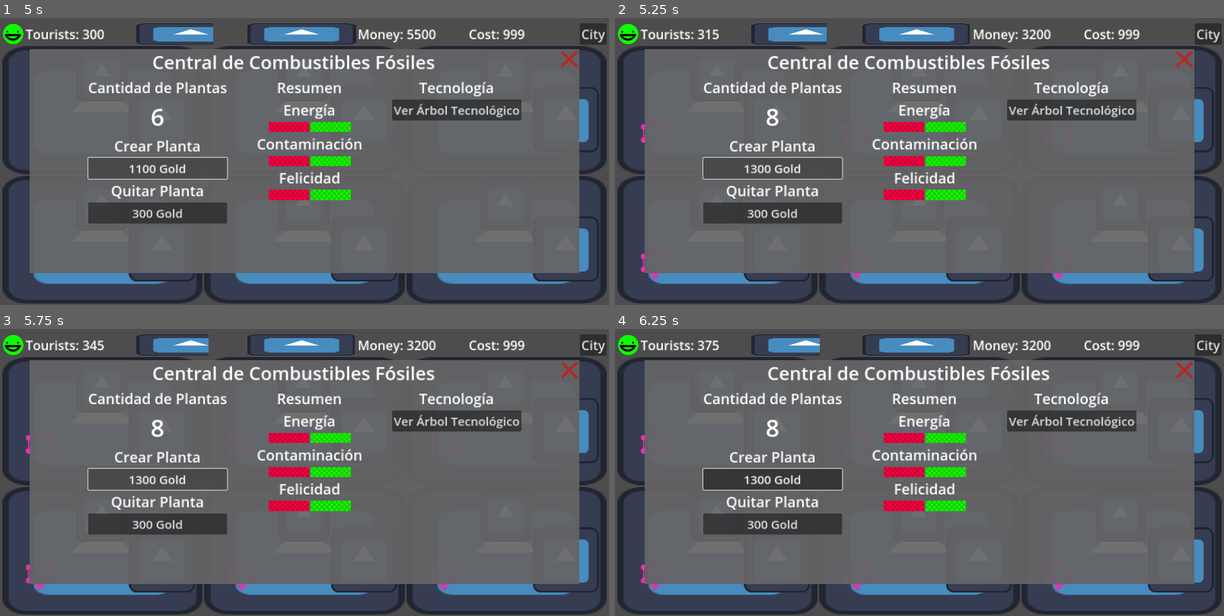
Above: before the commit, frames 1-4 (two rows, left to right).
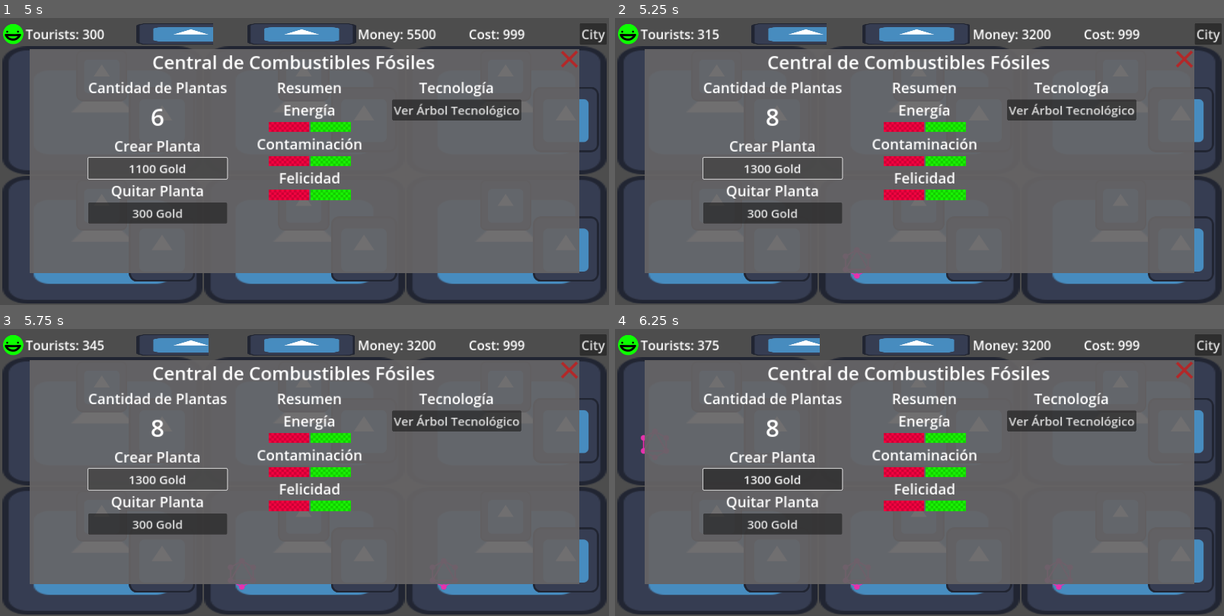
Above: after the commit, the same moments.

Repository: daniel-macias/energy-game
Game: Godot game, scene res://scenes/game.tscn
Two runs of this game, one before a commit and one after it. Both use one fixed random seed, a clock stepped at 60 frames per second and the inputs below. The engine's default icon, where the game draws it, is replaced by a stand-in: a white triangle on a blue panel in a dark square.
Inputs (mouse positions are in pixels of both pictures, inside the frame that each line leads up to):
- Up to frame 1 (5 s): click "City" at 0.5 s; click (103, 75) at 1.27 s; click (164, 118) at 2.02 s; click "500 Gold" at 2.75 s; click "700 Gold" at 3.5 s; click "900 Gold" at 4.25 s
- Up to frame 2 (5.25 s): click "1100 Gold" at 5 s
- Up to frame 3 (5.75 s): no input
- Up to frame 4 (6.25 s): click (657, 443) at 5.77 s

Frame 1 is identical in both runs. In frame 2, 0.1% of the frame differs, in the area x 4-74%, y 36-92%; in frame 3, less than 0.1%; in frame 4, less than 0.1%.

Commit message:
fixed notificacion timer

Diff:
--- /dev/null
+++ b/scenes/city.tscn
@@ -0,0 +1,9 @@
+[gd_scene format=3 uid="uid://i4vhsno3bfbq"]
+
+[node name="City" type="Control"]
+layout_mode = 3
+anchors_preset = 15
+anchor_right = 1.0
+anchor_bottom = 1.0
+grow_horizontal = 2
+grow_vertical = 2
--- a/scripts/Room.gd
+++ b/scripts/Room.gd
@@ -50,6 +50,11 @@
 	notification_button.visible = false  # Hide the notification again
 	notification_time_target = notification_interval + randf() * notification_interval_randomness
 
+func reset_notification_timer():
+	notification_timer = 0.0
+	notification_time_target = notification_interval + randf() * notification_interval_randomness
+
+
 func create_plant():
 	if get_parent().get_parent().get_parent().money >= plant_cost:
 		plant_amount += 1
@@ -67,6 +72,6 @@
 # Update the room every frame
 func _process(delta):
 	notification_timer += delta
-	if notification_timer >= notification_interval:
+	if notification_timer >= notification_time_target:
 		notification_button.visible = true
-		notification_timer = 0.0  # Reset the timer
+		reset_notification_timer()  # Reset the timer after showing the notification
